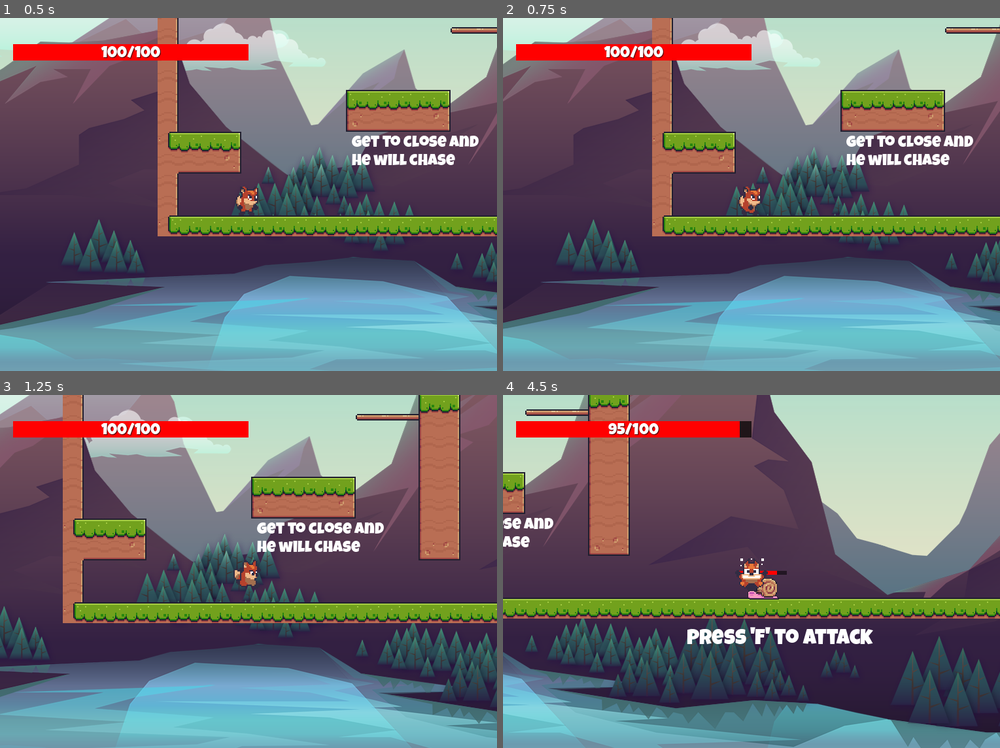
Above: before the commit, frames 1-4 (two rows, left to right).
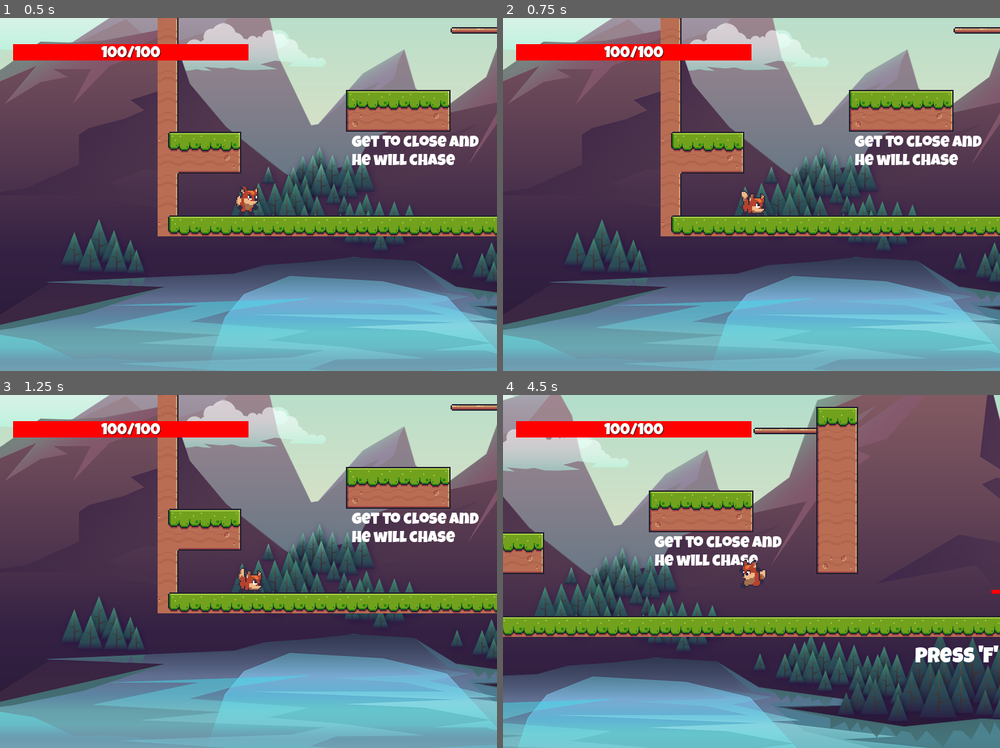
Above: after the commit, the same moments.

Repository: BrownJason/Godot-Testing
Game: Godot game, scene res://scenes/level/level.tscn
Two runs of this game, one before a commit and one after it. Both use one fixed random seed, a clock stepped at 60 frames per second and the inputs below.
Inputs (mouse positions are in pixels of both pictures, inside the frame that each line leads up to):
- Up to frame 1 (0.5 s): no input
- Up to frame 2 (0.75 s): tap F at 0.5 s; move the mouse to (860, 176) at 0.52 s; hold D (move_right) from 0.53 s (still down); hold Ctrl (crouch, bound only after the commit) from 0.53 s (still down)
- Up to frame 3 (1.25 s): keep holding D (move_right); keep holding Ctrl (crouch, bound only after the commit); tap Space (jump) at 0.77, 0.8, 1.07 s
- Up to frame 4 (4.5 s): tap F every 0.75 s from 1.25 to 4.25 s; move the mouse to (652, 589) at 1.27 s; release Ctrl (crouch, bound only after the commit) at 1.28 s; tap Space (jump) at 1.35, 1.52, 1.82, 2.3, 3.02, 3.32, 3.77, 3.8, 4.07, 4.35 s; tap Ctrl (crouch, bound only after the commit) at 1.55, 2.85 s; move the mouse to (801, 493) at 2.02 s; release D (move_right) at 2.03 s; hold A (move_left) 2.03-2.78 s; click (801, 493) at 2.1 s; move the mouse to (726, 642) at 2.77 s; hold D (move_right) 2.78-4.28 s; move the mouse to (900, 624) at 3.52 s; hold Ctrl (crouch, bound only after the commit) 3.53-4.28 s; move the mouse to (602, 518) at 4.27 s; hold A (move_left) from 4.28 s (still down)

Frame 1 is identical in both runs. In frame 2, 14% of the frame differs, in the area x 0-100%, y 0-96%; in frame 3, 57%; in frame 4, 76%, in the area x 0-100%, y 0-100%.

Commit message:
Semi working wall jump. Added crouch animation

Diff:
--- a/project.godot
+++ b/project.godot
@@ -44,6 +44,12 @@
 , Object(InputEventKey,"resource_local_to_scene":false,"resource_name":"","device":-1,"window_id":0,"alt_pressed":false,"shift_pressed":false,"ctrl_pressed":false,"meta_pressed":false,"pressed":false,"keycode":0,"physical_keycode":70,"key_label":0,"unicode":102,"echo":false,"script":null)
 ]
 }
+crouch={
+"deadzone": 0.5,
+"events": [Object(InputEventKey,"resource_local_to_scene":false,"resource_name":"","device":-1,"window_id":0,"alt_pressed":false,"shift_pressed":false,"ctrl_pressed":false,"meta_pressed":false,"pressed":false,"keycode":0,"physical_keycode":4194326,"key_label":0,"unicode":0,"echo":false,"script":null)
+, Object(InputEventKey,"resource_local_to_scene":false,"resource_name":"","device":-1,"window_id":0,"alt_pressed":false,"shift_pressed":false,"ctrl_pressed":false,"meta_pressed":false,"pressed":false,"keycode":0,"physical_keycode":67,"key_label":0,"unicode":99,"echo":false,"script":null)
+]
+}
 
 [layer_names]
 
--- a/scenes/components/advanced_jump/AdvancedJumpComponent.gd
+++ b/scenes/components/advanced_jump/AdvancedJumpComponent.gd
@@ -25,12 +25,25 @@
 	if is_allowed_to_jump(body, want_to_jump):
 		jump(body)
 
+
+	handle_wall_jump(body, want_to_jump)
 	handled_coyote_timer(body)
 	handle_jump_buffer(body, want_to_jump)
 	handle_variable_jump(body, jump_released)
 
 	is_going_up = body.velocity.y < 0 and not body.is_on_floor()
 	last_frame_on_floor = body.is_on_floor()
+
+func handle_wall_jump(body: CharacterBody2D, want_to_jump: bool):
+	if body.is_on_wall_only():
+		body.velocity.y = 0
+		body.velocity.x = 0
+		if want_to_jump:
+			jump(body)
+			if Input.is_action_pressed("move_left"):
+				body.velocity.x -= 50
+			elif Input.is_action_pressed("move_right"):
+				body.velocity.x += 50
 
 func has_just_stepped_off_ledge(body: CharacterBody2D) -> bool:
 	return not body.is_on_floor() and last_frame_on_floor and not is_jumping
--- a/scenes/components/animation/animtation_component.gd
+++ b/scenes/components/animation/animtation_component.gd
@@ -42,3 +42,9 @@
 		anim_player.play("move")
 	else:
 		anim_player.play("idle")
+
+func handle_courch_animation() -> bool:
+	if Input.is_action_pressed("crouch"):
+		anim_player.play("crouch")
+		return true
+	return false
--- a/scenes/enemies/snail.gd
+++ b/scenes/enemies/snail.gd
@@ -13,7 +13,6 @@
 	damage_label.max_value = health_comp._health
 
 func _process(delta):
-	move_comp.enemy_chase(self, player, delta)
 	anim_comp.handle_snail_move_animation(velocity.x)
 
 	move_and_slide()
--- a/scenes/pickup/dropped_pickup.gd
+++ b/scenes/pickup/dropped_pickup.gd
@@ -29,14 +29,13 @@
 
 	var tween = create_tween()
 	tween.set_loops()
-	tween.tween_property(self,"position", Vector2(position.x, position.y - 10), 0.5)
-	tween.tween_property(self,"position", Vector2(position.x, position.y + 10), 0.5)
+	tween.tween_property(self,"position", Vector2(position.x, position.y - 5), 0.5)
+	tween.tween_property(self,"position", Vector2(position.x, position.y + 5), 0.5)
 
 func pick_random_pickup() -> PickupInfo:
 	return pickup_list[randi_range(0, pickup_list.size() - 1)]
 
 func _on_body_entered(body):
-	print(body)
 	if body is Player:
 		player = body
 		if pickup_dropped == coin:
--- a/scenes/player/player.gd
+++ b/scenes/player/player.gd
@@ -21,6 +21,7 @@
 
 var enemy= null
 var is_hurt: bool = false
+var is_crouching: bool = false
 # Called when the node enters the scene tree for the first time.
 func _ready():
 	emit_signal("adjust_ui_health", health_comp._health)
@@ -30,8 +31,12 @@
 	grav_comp.handle_gravity(self, delta)
 	move_comp.player_movement(self, input_comp.input_horizontal)
 	jump_comp.handle_jump(self, input_comp.get_jump_input(), input_comp.released_jump())
-	anim_comp.handle_move_animation(input_comp.input_horizontal)
-	anim_comp.handle_jump_animation(jump_comp.is_going_up, grav_comp.is_falling)
+	is_crouching = anim_comp.handle_courch_animation()
+	if not is_crouching:
+		anim_comp.handle_move_animation(input_comp.input_horizontal)
+		anim_comp.handle_jump_animation(jump_comp.is_going_up, grav_comp.is_falling)
+	elif is_crouching and is_on_floor():
+		velocity = Vector2.ZERO
 	emit_signal("facing_dir_changed", !sprite_2d.flip_h)
 
 	if enemy != null and input_comp.get_attack_input():
--- a/scenes/player/player.tscn
+++ b/scenes/player/player.tscn
@@ -119,9 +119,27 @@
 "values": [11, 12, 12, 12]
 }
 
+[sub_resource type="Animation" id="Animation_tmh3h"]
+resource_name = "crouch"
+length = 0.2
+loop_mode = 1
+tracks/0/type = "value"
+tracks/0/imported = false
+tracks/0/enabled = true
+tracks/0/path = NodePath("Sprite2D:frame")
+tracks/0/interp = 1
+tracks/0/loop_wrap = true
+tracks/0/keys = {
+"times": PackedFloat32Array(0, 0.1),
+"transitions": PackedFloat32Array(1, 1),
+"update": 1,
+"values": [9, 10]
+}
+
 [sub_resource type="AnimationLibrary" id="AnimationLibrary_4p0vh"]
 _data = {
 "RESET": SubResource("Animation_p2vcd"),
+"crouch": SubResource("Animation_tmh3h"),
 "fall": SubResource("Animation_cqosl"),
 "hurt": SubResource("Animation_a0ueq"),
 "idle": SubResource("Animation_redcc"),
Not shown: 1 places in scenes/player/player.tscn that only renumber resources
